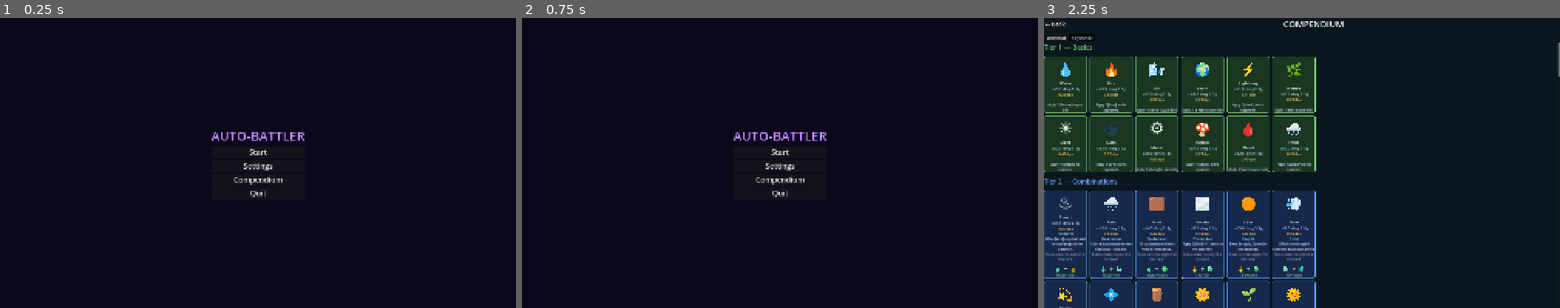
Above: before the commit, frames 1-3 (left to right).
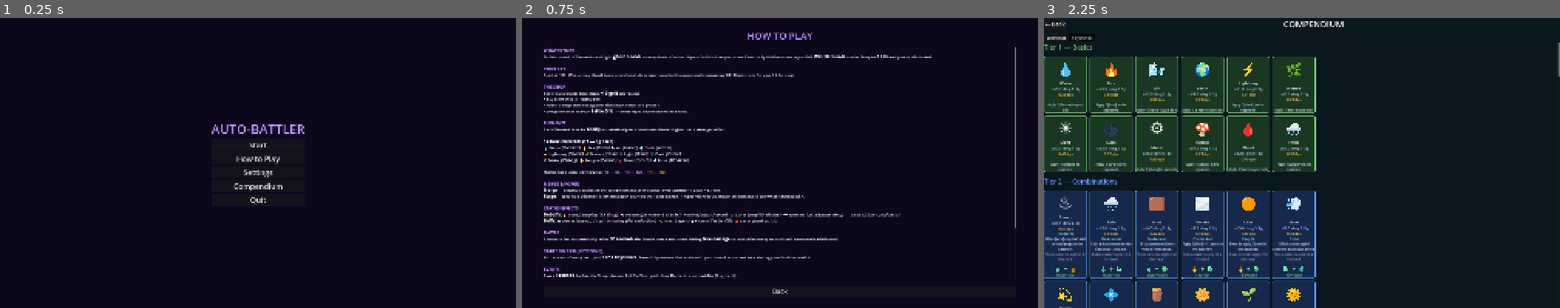
Above: after the commit, the same moments.

Repository: melkorinos/roguelite
Game: Godot game, scene res://scenes/screens/Boot.tscn
The game is run twice, just before and just after one commit, with the same random seed, the same clock (stepped at 60 frames per second) and the same inputs.
Inputs (mouse positions are in pixels of both pictures, inside the frame that each line leads up to):
- Up to frame 1 (0.25 s): no input
- Up to frame 2 (0.75 s): click (780, 160) at 0.5 s, where only the run after the commit has a clickable "How to Play"
- Up to frame 3 (2.25 s): click (1302, 290) at 1.25 s, where only the run after the commit has a clickable "Back"; click "Compendium" at 2 s

The runs differ from the first frame. In frame 1, 1.3% of the frame differs, in the area x 41-59%, y 36-65%; in frame 2, 6.8%, in the area x 4-96%, y 4-96%; in frame 3, nothing differs.

Commit message:
rdy to add cards

Diff:
--- a/data/TuningData.gd
+++ b/data/TuningData.gd
@@ -13,7 +13,7 @@
 
 # ── Economy ──────────────────────────────────────────────────────────────────
 const STARTING_GOLD: int = 20
-const GOLD_PER_ROUND: int = 5
+const GOLD_PER_ROUND: int = 10
 const REROLL_BASE_COST: int = 2
 const REROLL_COST_STEP: int = 1          # added per paid reroll within a shop phase
 const SELL_REFUND_DIVISOR: int = 2       # refund = price / divisor
--- /dev/null
+++ b/scenes/screens/HowToPlay.gd
@@ -0,0 +1,80 @@
+extends Control
+
+
+func _ready() -> void:
+	$Margin/VBox/Title.add_theme_color_override("font_color", ThemeData.COLOR_TITLE)
+	var rtl: RichTextLabel = $Margin/VBox/Scroll/Content
+	UIScale.apply_rich(rtl, 15)
+	rtl.text = _build_content()
+
+
+static func _build_content() -> String:
+	return (
+		"[color=#bf8cff][b]WHAT IS THIS?[/b][/color]\n"
+		+ "Build a board of Elements and fight [b]ghost boards[/b] — snapshots of other players' "
+		+ "builds from past runs. Eventually this becomes async PvP. "
+		+ "[b]Win 10 rounds[/b] to win. Drop to [b]0 Life[/b] and you're eliminated.\n\n"
+
+		+ "[color=#bf8cff][b]YOUR LIFE[/b][/color]\n"
+		+ "Start at 100. Win → they bleed. Lose → you lose Life proportional to the opponent's "
+		+ "remaining HP. Draw = win for you. 0 Life = out.\n\n"
+
+		+ "[color=#bf8cff][b]THE SHOP[/b][/color]\n"
+		+ "Each round starts here. Earn [b]+10 gold[/b] per round.\n"
+		+ "• Buy Elements (5–16g by tier)\n"
+		+ "• Reroll 5 shop slots for 2g (cost rises each reroll this phase)\n"
+		+ "• Drag Elements to your [b]Battle Grid[/b] — those fight. Inventory holds extras.\n\n"
+
+		+ "[color=#bf8cff][b]ELEMENTS[/b][/color]\n"
+		+ "Each Element fires its [b]Ability[/b] automatically on a cooldown timer. "
+		+ "Higher tier = stronger effect.\n\n"
+		+ "[b]12 base elements (T1 — 5g each)[/b]\n"
+		+ "💧 Water [i](Cleanse)[/i]  🔥 Fire [i](Burn)[/i]  🌬️ Air [i](Haste)[/i]  🌍 Earth [i](Armor)[/i]\n"
+		+ "⚡ Lightning [i](Shock)[/i]  🌿 Nature [i](Heal)[/i]  ☀️ Light [i](Blind)[/i]  🌑 Dark [i](Curse)[/i]\n"
+		+ "⚙️ Metal [i](Plating)[/i]  🍄 Fungus [i](Poison)[/i]  🩸 Blood [i](Leech)[/i]  🌨️ Frost [i](Weaken)[/i]\n\n"
+		+ "Higher tiers unlock by forging:  [color=#8cccff]T2 — 8g[/color]  ·  "
+		+ "[color=#c87cff]T3 — 12g[/color]  ·  [color=#f5bd33]T4 — 16g[/color]\n\n"
+
+		+ "[color=#bf8cff][b]MERGE & FORGE[/b][/color]\n"
+		+ "[b]Merge[/b] — drag two copies of the [i]same[/i] Element at the same level together → Level +1. Free.\n"
+		+ "[b]Forge[/b] — drag two [i]different[/i] Elements (both Lv2+) to the Forge Bench → higher-tier result. "
+		+ "Hover an element to see what it forges with.\n\n"
+
+		+ "[color=#bf8cff][b]STATUS EFFECTS[/b][/color]\n"
+		+ "[b]Debuffs:[/b] 🔥 Burn [i](ramping tick dmg)[/i] · 🍄 Poison [i](permanent stacks)[/i] · "
+		+ "☀️ Blind [i](miss chance)[/i] · 🌑 Curse [i](amplify all hits)[/i] · "
+		+ "🌨️ Weaken [i](cut attacker dmg)[/i] · ⚡ Shock [i](slow cooldowns)[/i]\n"
+		+ "[b]Buffs:[/b] 🌍 Armor [i](absorb dmg)[/i] · ⚙️ Plating [i](flat reduction)[/i] · "
+		+ "🌿 Heal [i](regen)[/i] · 🌬️ Haste [i](faster CD)[/i] · 🩸 Leech [i](heal on hit)[/i]\n\n"
+
+		+ "[color=#bf8cff][b]BATTLE[/b][/color]\n"
+		+ "Elements fire automatically. After [b]30 seconds[/b] the Sandstorm starts — "
+		+ "escalating [b]true damage[/b] to both sides every second until someone is eliminated.\n\n"
+
+		+ "[color=#bf8cff][b]STARTING PICK (KEYSTONE)[/b][/color]\n"
+		+ "At the start of every run, pick [b]1 of 4 Keystones[/b]. "
+		+ "Powerful passives that scale with your board — commit to a strategy and build around it.\n\n"
+
+		+ "[color=#bf8cff][b]EVENTS[/b][/color]\n"
+		+ "Every [b]3 rounds[/b], before the Shop, choose 1 of 3 offers: "
+		+ "gold · free Element · run modifier (Augment).\n\n"
+
+		+ "[color=#bf8cff][b]GRID GROWTH[/b][/color]\n"
+		+ "Your battle grid starts 2×2 (4 slots). Forge or merge an Element to Lv2+ at T2 or higher "
+		+ "and earn a new slot — up to 6 in a normal run.\n\n"
+
+		+ "[color=#bf8cff][b]QUICK REFERENCE[/b][/color]\n"
+		+ "[table=2]"
+		+ "[cell][b]Action[/b][/cell][cell][b]Cost[/b][/cell]"
+		+ "[cell]Buy T1 / T2 / T3 / T4[/cell][cell]5g / 8g / 12g / 16g[/cell]"
+		+ "[cell]Reroll shop[/cell][cell]2g (rises per reroll)[/cell]"
+		+ "[cell]Merge (same element, same level)[/cell][cell]Free[/cell]"
+		+ "[cell]Forge (two different, both Lv2+)[/cell][cell]Free[/cell]"
+		+ "[cell]Sell element[/cell][cell]Half buy price[/cell]"
+		+ "[/table]"
+	)
+
+
+func _on_back_pressed() -> void:
+	AudioManager.play("click")
+	get_tree().change_scene_to_file("res://scenes/screens/MainMenu.tscn")
--- /dev/null
+++ b/scenes/screens/HowToPlay.tscn
@@ -0,0 +1,62 @@
+[gd_scene load_steps=2 format=3 uid="uid://bhm2w9ryn4x6c"]
+
+[ext_resource type="Script" path="res://scenes/screens/HowToPlay.gd" id="1_howtoplay"]
+
+[node name="HowToPlay" type="Control"]
+layout_mode = 3
+anchors_preset = 15
+anchor_right = 1.0
+anchor_bottom = 1.0
+grow_horizontal = 2
+grow_vertical = 2
+script = ExtResource("1_howtoplay")
+
+[node name="BG" type="ColorRect" parent="."]
+layout_mode = 1
+anchors_preset = 15
+anchor_right = 1.0
+anchor_bottom = 1.0
+grow_horizontal = 2
+grow_vertical = 2
+color = Color(0.05, 0.03, 0.11, 1.0)
+mouse_filter = 2
+
+[node name="Margin" type="MarginContainer" parent="."]
+layout_mode = 1
+anchors_preset = 15
+anchor_right = 1.0
+anchor_bottom = 1.0
+grow_horizontal = 2
+grow_vertical = 2
+theme_override_constants/margin_left = 80
+theme_override_constants/margin_right = 80
+theme_override_constants/margin_top = 40
+theme_override_constants/margin_bottom = 40
+
+[node name="VBox" type="VBoxContainer" parent="Margin"]
+layout_mode = 2
+theme_override_constants/separation = 20
+
+[node name="Title" type="Label" parent="Margin/VBox"]
+layout_mode = 2
+text = "HOW TO PLAY"
+horizontal_alignment = 1
+theme_override_font_sizes/font_size = 36
+
+[node name="Scroll" type="ScrollContainer" parent="Margin/VBox"]
+layout_mode = 2
+size_flags_vertical = 3
+
+[node name="Content" type="RichTextLabel" parent="Margin/VBox/Scroll"]
+layout_mode = 2
+size_flags_horizontal = 3
+bbcode_enabled = true
+fit_content = true
+scroll_active = false
+
+[node name="BackButton" type="Button" parent="Margin/VBox"]
+layout_mode = 2
+text = "Back"
+theme_override_font_sizes/font_size = 24
+
+[connection signal="pressed" from="Margin/VBox/BackButton" to="." method="_on_back_pressed"]
--- a/scenes/screens/MainMenu.gd
+++ b/scenes/screens/MainMenu.gd
@@ -9,6 +9,11 @@
 	AudioManager.play("click")
 	GameManager.state = GameState.create()
 	get_tree().change_scene_to_file("res://scenes/screens/Shop.tscn")
+
+
+func _on_how_to_play_pressed() -> void:
+	AudioManager.play("click")
+	get_tree().change_scene_to_file("res://scenes/screens/HowToPlay.tscn")
 
 
 func _on_settings_pressed() -> void:
--- a/scenes/screens/MainMenu.tscn
+++ b/scenes/screens/MainMenu.tscn
@@ -46,6 +46,11 @@
 text = "Start"
 theme_override_font_sizes/font_size = 28
 
+[node name="HowToPlayButton" type="Button" parent="VBoxContainer"]
+layout_mode = 2
+text = "How to Play"
+theme_override_font_sizes/font_size = 28
+
 [node name="SettingsButton" type="Button" parent="VBoxContainer"]
 layout_mode = 2
 text = "Settings"
@@ -62,6 +67,7 @@
 theme_override_font_sizes/font_size = 28
 
 [connection signal="pressed" from="VBoxContainer/StartButton" to="." method="_on_start_pressed"]
+[connection signal="pressed" from="VBoxContainer/HowToPlayButton" to="." method="_on_how_to_play_pressed"]
 [connection signal="pressed" from="VBoxContainer/SettingsButton" to="." method="_on_settings_pressed"]
 [connection signal="pressed" from="VBoxContainer/CompendiumButton" to="." method="_on_compendium_pressed"]
 [connection signal="pressed" from="VBoxContainer/QuitButton" to="." method="_on_quit_pressed"]
Not shown, added: scenes/screens/HowToPlay.gd.uid
Not shown, added: .agents/skills/balance/SKILL.md
Not shown, added: .agents/skills/design/SKILL.md
Not shown, added: .claude/ai-helper/design/element-card-SPEC-20260613.html
Not shown, removed: .claude/ai-helper/design/element-card-final-direction-20260613.html
Not shown, removed: .claude/ai-helper/design/handoff-claude-design-element-card-20260609.md
Not shown, added: .claude/ai-helper/design/handoff-implement-element-card-20260613.md
Not shown, removed: .claude/ai-helper/diagrams/element-strength-20260612.html
Not shown, changed: CONTEXT.md
Not shown, added: docs/adr/0017-element-card-hue-tier-level-axes.md
